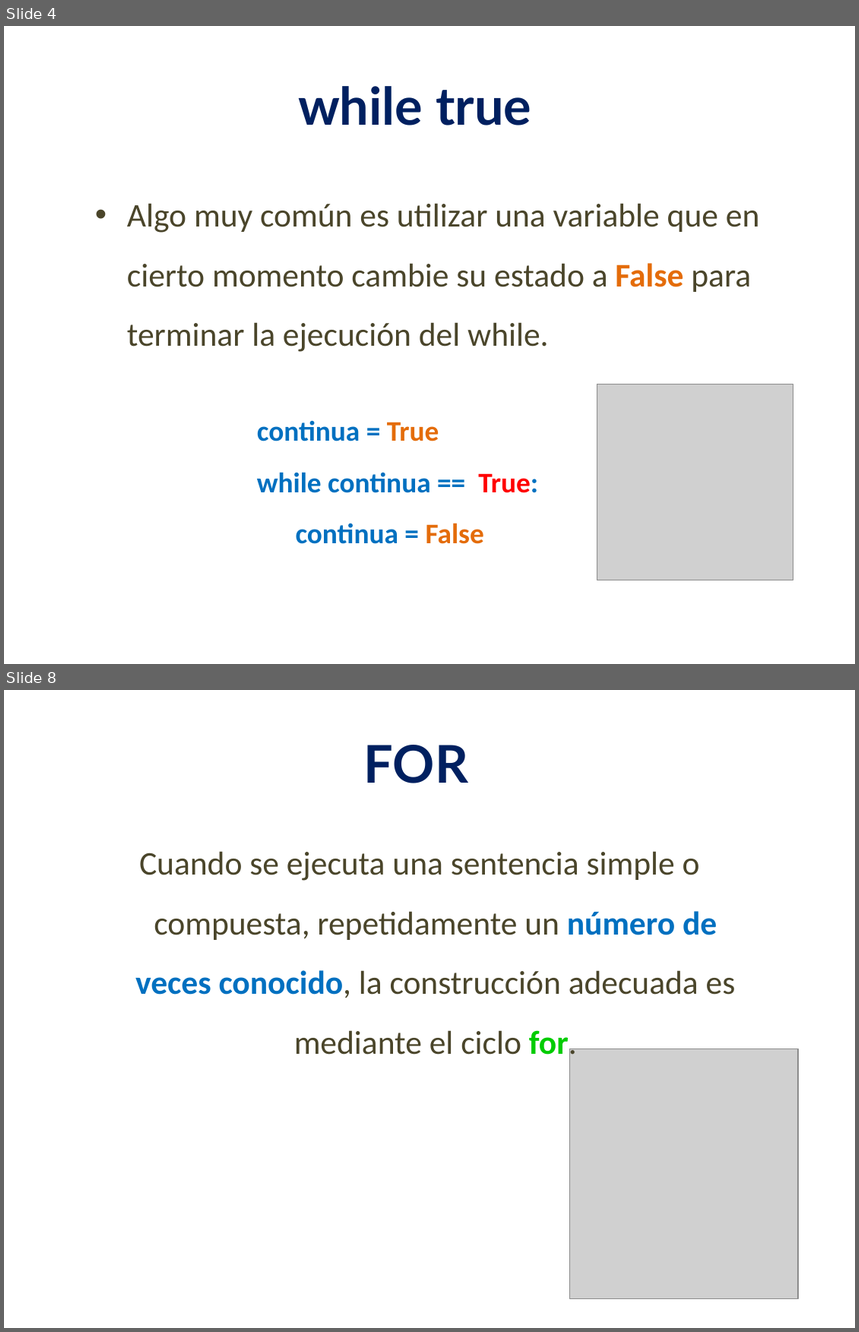
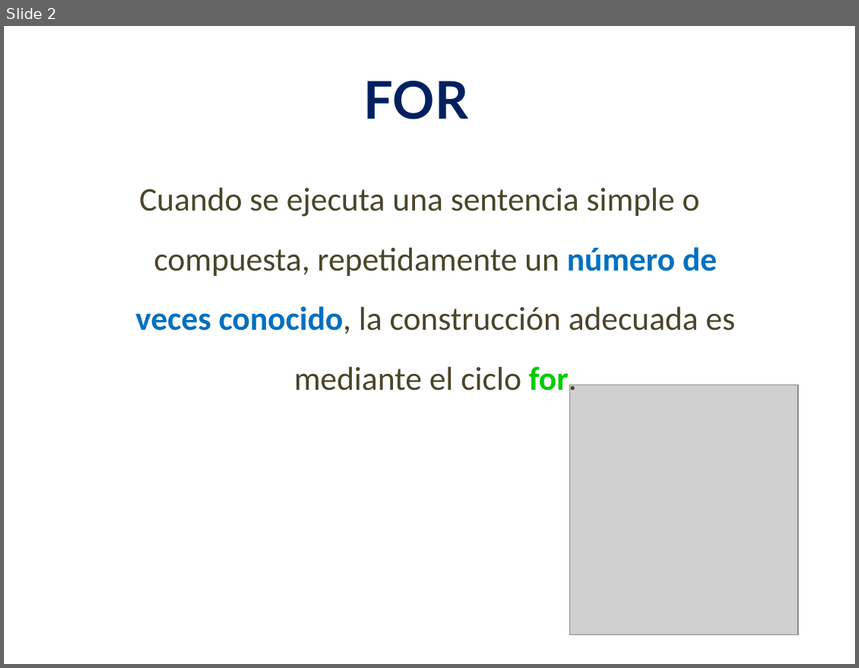
Before and after one commit to lizetheP/Analitica, a slide deck: CalendarioAgo2022/presentaciones/6_For.pptx. Shown one above the other, each under a label of ours: slides 4 and 8 before the commit, slide 2 after it; the slides between them are not shown. The pictures are 859x1332 and 859x668 pixels, drawn with LibreOffice and Linux fonts; fonts in the diff are those of the drawing; grey boxes stand for pictures. Boxes give left, top, right and bottom in pixels: in the first picture for what was removed or moved away, otherwise in the second. Text is boxed around its words. In the diff, an @@ line names an element or a change of style, - is before the commit and + after.

```diff
--- a/CalendarioAgo2022/presentaciones/6_For.pptx
+++ b/CalendarioAgo2022/presentaciones/6_For.pptx
@@ slide 4 removed at [4, 26, 855, 664], background #FFFFFF @@
@@ title removed at [298, 86, 531, 126] @@
-while true
@@ text removed at [127, 203, 760, 352] @@
-• Algo muy común es utilizar una variable que en cierto momento cambie su estado a False para terminar la ejecución del while.
@@ picture removed at [598, 385, 793, 580] @@
@@ text removed at [257, 420, 538, 544] @@
-continua = True
-while continua == True:
-continua = False
@@ what was slide 8 is now slide 2 @@
```
Also in this commit, not shown: 1 slide changed, 6 other slides removed, 14 other files.
